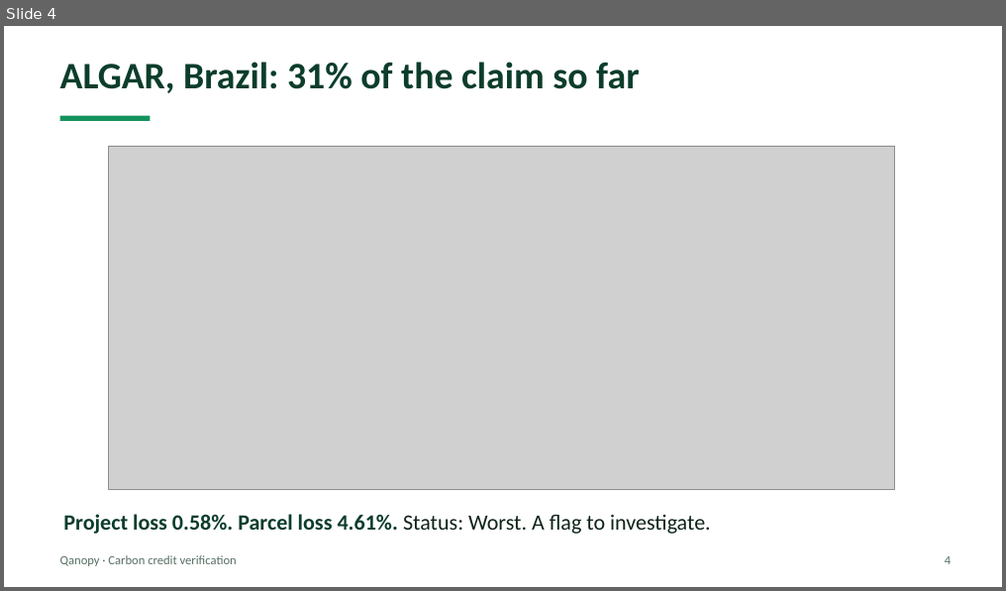
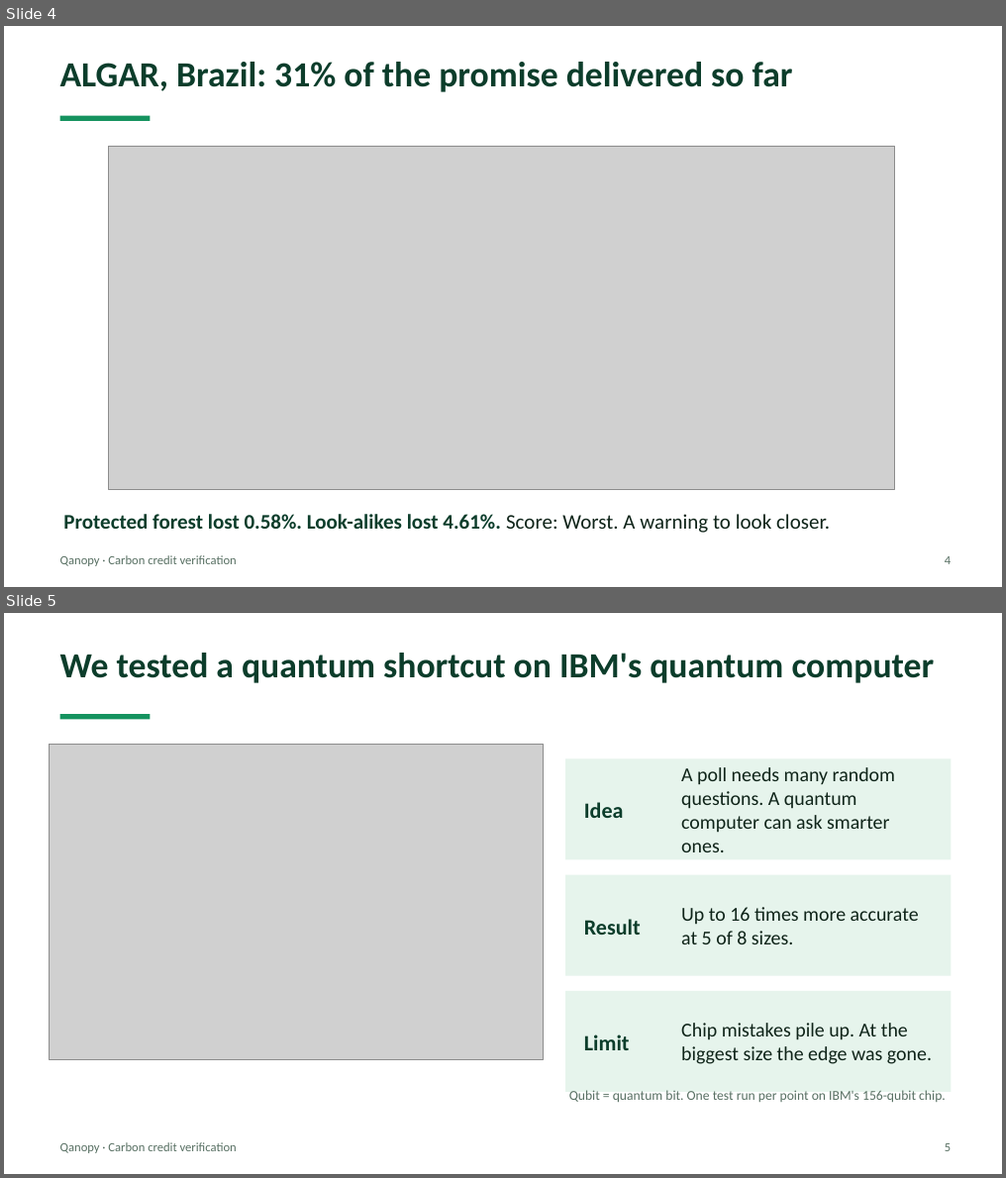
Before and after one commit to Quantum-hackathon-Qanopy/Parcel_finder, a slide deck: docs/Qanopy_pitch.pptx. Shown one above the other, each under a label of ours: slide 4 before the commit, slides 4 and 5 after it. The pictures are 1006x591 and 1006x1178 pixels, drawn with LibreOffice and Linux fonts; fonts in the diff are those of the drawing; grey boxes stand for pictures. Boxes give left, top, right and bottom in pixels: in the first picture for what was removed or moved away, otherwise in the second. Text is boxed around its words. In the diff, an @@ line names an element or a change of style, - is before the commit and + after.

```diff
--- a/docs/Qanopy_pitch.pptx
+++ b/docs/Qanopy_pitch.pptx
@@ slide 5 added at (4, 613, 1002, 1174), background #FFFFFF @@
@@ text added at (60, 653, 935, 683), 34 pt, text #0C3D2B, bold @@
+We tested a quantum shortcut on IBM's quantum computer
@@ rectangle added at (60, 714, 150, 719), fill #15935F @@
@@ picture added at (49, 744, 543, 1059) @@
@@ rectangle added at (565, 759, 951, 861), fill #E6F4EC @@
@@ text added at (681, 767, 895, 853), 19 pt, text #0F2419 @@
+A poll needs many random questions. A quantum computer can ask smarter ones.
@@ text added at (584, 802, 624, 818), 21 pt, text #0C3D2B, bold @@
+Idea
@@ rectangle added at (565, 875, 951, 976), fill #E6F4EC @@
@@ text added at (681, 907, 919, 945), 19 pt, text #0F2419 @@
+Up to 16 times more accurate at 5 of 8 sizes.
@@ text added at (584, 919, 641, 935), 21 pt, text #0C3D2B, bold @@
+Result
@@ rectangle added at (565, 991, 951, 1092), fill #E6F4EC @@
@@ text added at (681, 1023, 932, 1064), 19 pt, text #0F2419 @@
+Chip mistakes pile up. At the biggest size the edge was gone.
@@ text added at (584, 1035, 630, 1051), 21 pt, text #0C3D2B, bold @@
+Limit
@@ text added at (569, 1090, 945, 1102), 13 pt, text #587063 @@
+Qubit = quantum bit. One test run per point on IBM's 156-qubit chip.
@@ text added at (60, 1143, 237, 1154), 12 pt, text #587063 @@
+Qanopy · Carbon credit verification
@@ text added at (944, 1144, 950, 1152), 12 pt, text #587063 @@
+5
@@ slide 4 changed as well @@
@@ text at (60, 62, 793, 92): text changed; size 36 to 34 pt @@
-ALGAR, Brazil: 31% of the claim so far
+ALGAR, Brazil: 31% of the promise delivered so far
@@ text at (63, 514, 830, 533): text changed; size 21 to 20 pt @@
-Project loss 0.58%. Parcel loss 4.61%. Status: Worst. A flag to investigate.
+Protected forest lost 0.58%. Look-alikes lost 4.61%. Score: Worst. A warning to look closer.
```
Also in this commit, not shown: 4 other slides changed, 1 other slide added, 2 slides removed.
